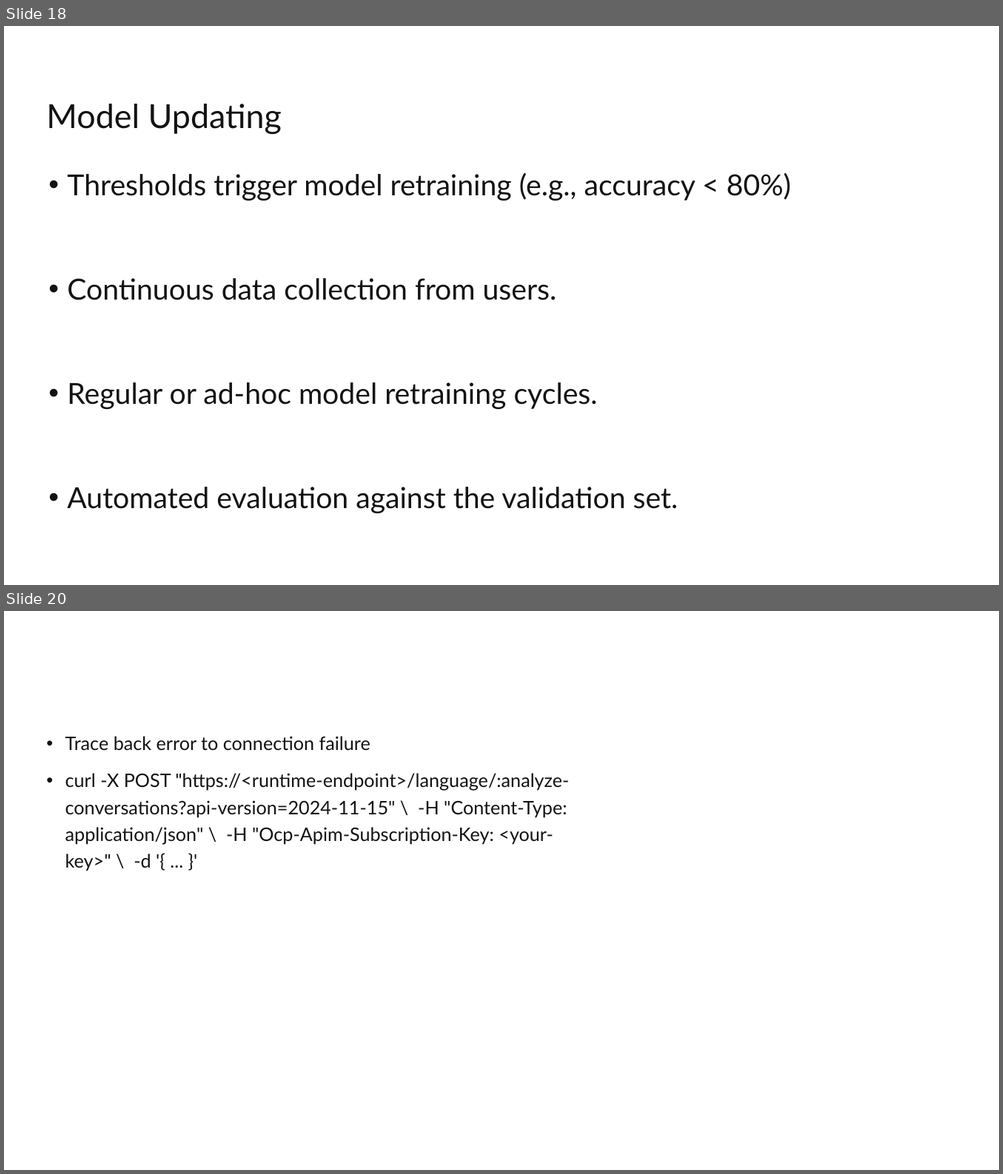
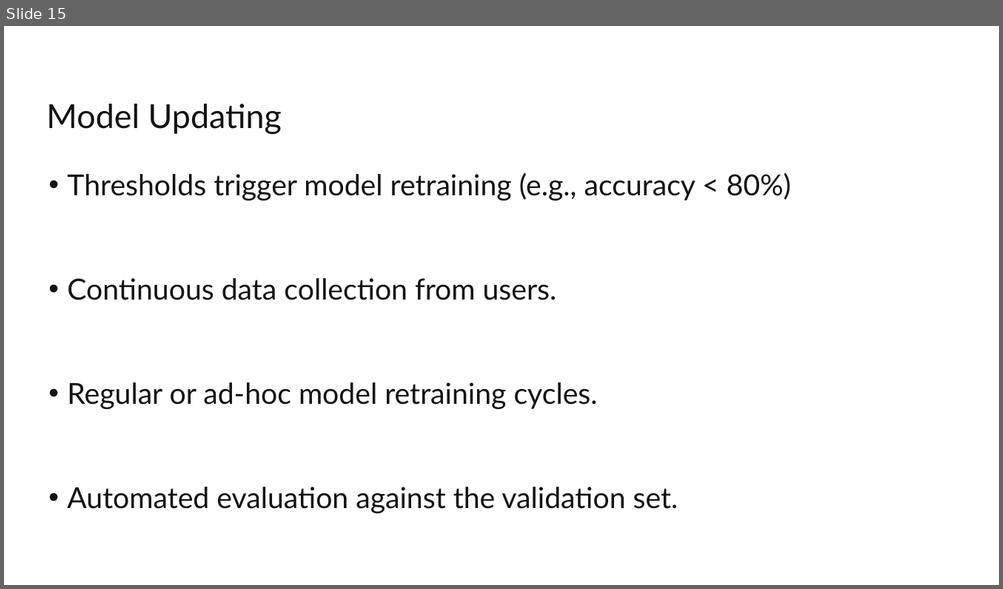
Before and after one commit to pajeeokoth/chatbot, a slide deck: P10_03_presentation.pptx. Shown one above the other, each under a label of ours: slides 18 and 20 before the commit, slide 15 after it; the slides between them are not shown. The pictures are 1003x1174 and 1003x589 pixels, drawn with LibreOffice and Linux fonts; fonts in the diff are those of the drawing; background and template pictures are left out. Boxes give left, top, right and bottom in pixels: in the first picture for what was removed or moved away, otherwise in the second. Text is boxed around its words. In the diff, an @@ line names an element or a change of style, - is before the commit and + after.

```diff
--- a/P10_03_presentation.pptx
+++ b/P10_03_presentation.pptx
@@ slide 20 removed at bbox=[4, 611, 999, 1170], background #FFFFFF @@
@@ text removed at bbox=[65, 736, 569, 871] @@
-• Trace back error to connection failure
-• curl -X POST "https://<runtime-endpoint>/language/:analyze-conversations?api-version=2024-11-15" \ -H "Content-Type: application/json" \ -H "Ocp-Apim-Subscription-Key: <your-key>" \ -d '{ ... }'
@@ what was slide 18 is now slide 15 @@
```
Also in this commit, not shown: 14 slides changed, 3 other slides removed, 2 other files.
